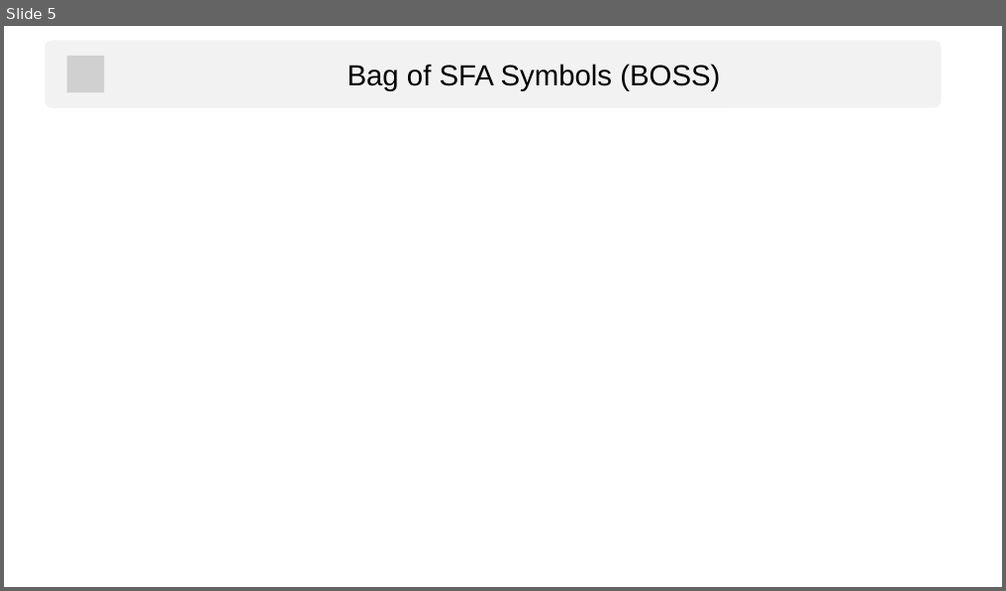
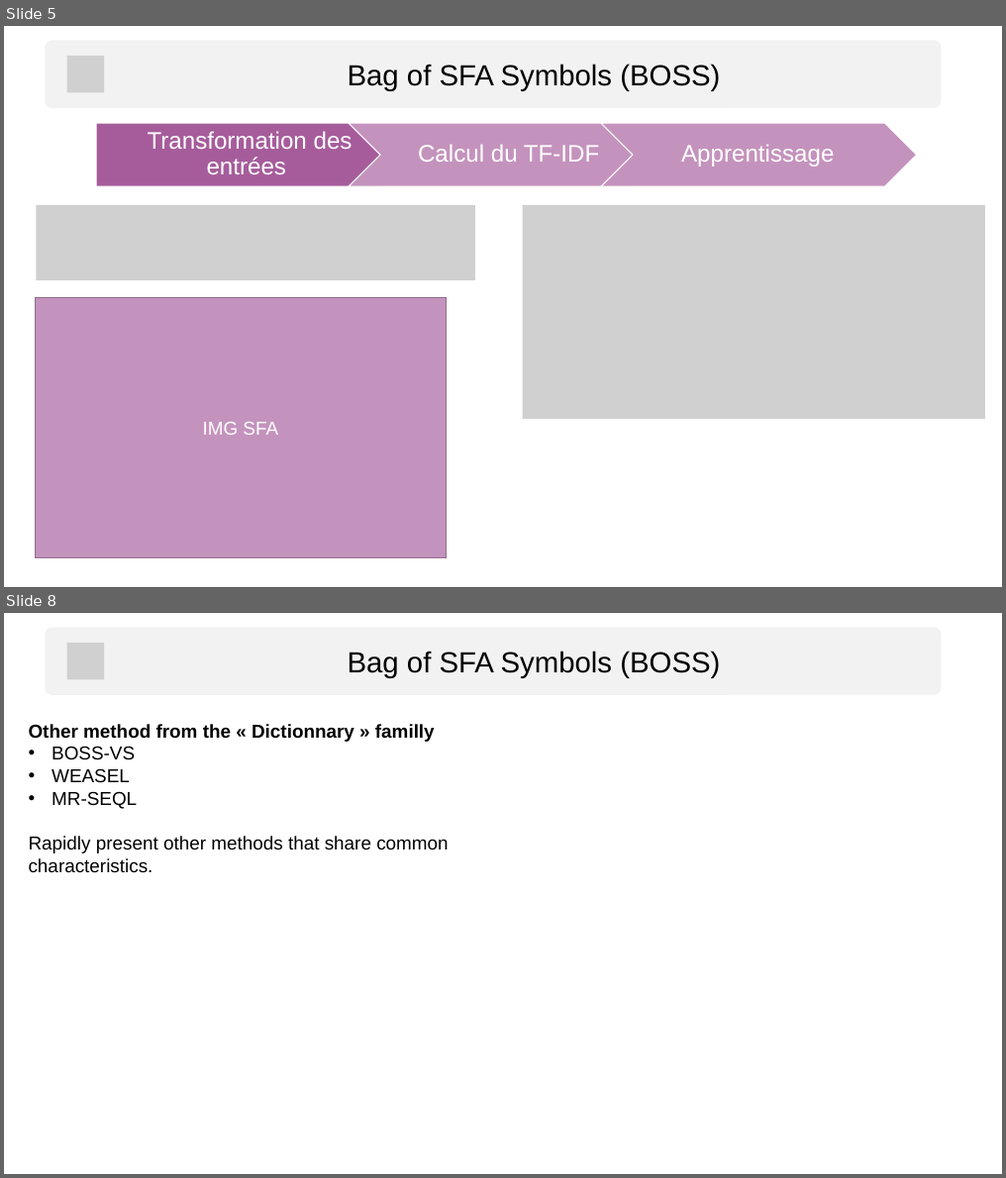
Before and after one commit to baraline/CoursM2-ApplicationsNumeriques, a slide deck: Slides/M2DataMining2022.pptx. Shown one above the other, each under a label of ours: slide 5 before the commit, slides 5 and 8 after it; the slides between them are not shown. The pictures are 1006x591 and 1006x1178 pixels, drawn with LibreOffice and Linux fonts; fonts in the diff are those of the drawing; grey boxes stand for pictures. Boxes give left, top, right and bottom in pixels: in the first picture for what was removed or moved away, otherwise in the second. Text is boxed around its words. In the diff, an @@ line names an element or a change of style, - is before the commit and + after.

```diff
--- a/Slides/M2DataMining2022.pptx
+++ b/Slides/M2DataMining2022.pptx
@@ slide 8 added at (x1=4, y1=613, x2=1002, y2=1174), background #FFFFFF @@
@@ rounded rectangle added at (x1=46, y1=627, x2=942, y2=694), fill #F2F2F2 @@
@@ picture added at (x1=67, y1=643, x2=104, y2=680) @@
@@ text added at (x1=348, y1=651, x2=720, y2=678), 28 pt, text #000000 @@
+Bag of SFA Symbols (BOSS)
@@ text added at (x1=29, y1=724, x2=448, y2=873), 18 pt, text #000000 @@
+Other method from the « Dictionnary » familly
+• BOSS-VS
+• WEASEL
+• MR-SEQL
+Rapidly present other methods that share common characteristics.
@@ slide 5 changed as well @@
@@ group added at (x1=96, y1=123, x2=918, y2=187): 3 texts, 2 chevrons, 1 pentagon arrow @@
+Transformation des entrées
+Calcul du TF-IDF
+Apprentissage
@@ picture added at (x1=37, y1=205, x2=475, y2=280) @@
@@ picture added at (x1=523, y1=205, x2=985, y2=419) @@
@@ rectangle added at (x1=35, y1=297, x2=446, y2=558), fill #C493BD, outline #916D8C 1 pt, 18 pt, text #FFFFFF @@
+IMG SFA
```
Also in this commit, not shown: 4 other slides changed, 10 other slides added, 1 slide removed.
